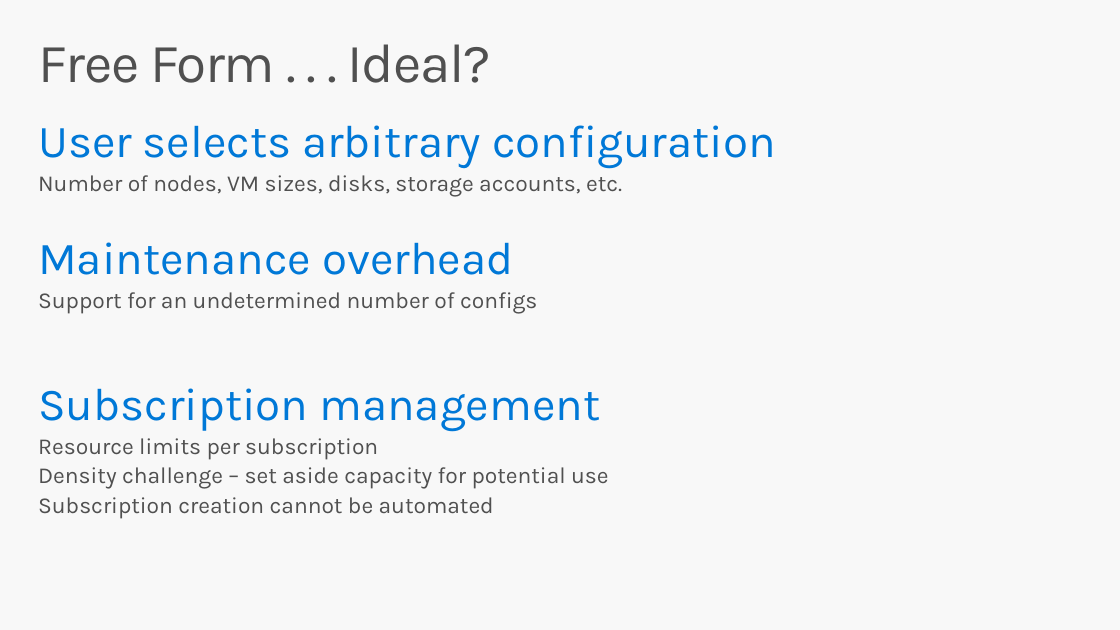
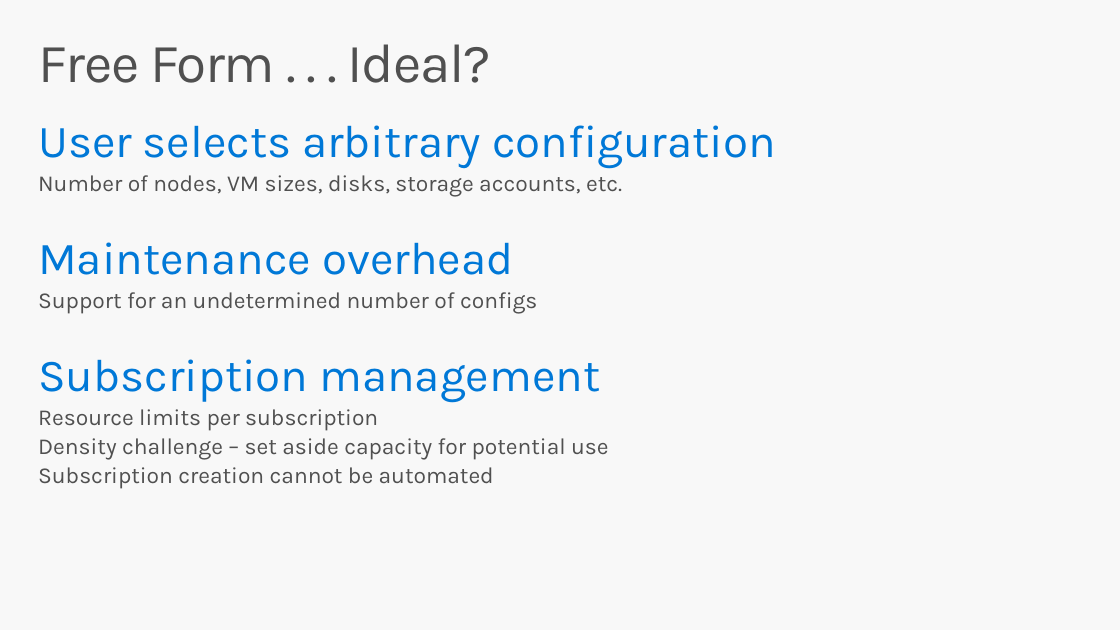
Before and after one commit to mcollier/StirTrek2016, a slide deck: slide 40 of Work on Your ARM Strength.pptx (slide 39 before the commit). Drawn at 1120x630 pixels with LibreOffice and Linux fonts; fonts in the diff are those of the drawing. Boxes give left, top, right and bottom in pixels: in the first picture for what was removed or moved away, otherwise in the second. Text is boxed around its words. In the diff, an @@ line names an element or a change of style, - is before the commit and + after.

```diff
--- a/Work on Your ARM Strength.pptx
+++ b/Work on Your ARM Strength.pptx
@@ text "User selects arbitrary configuration" rewrapped from (x1=38, y1=125, x2=776, y2=519) to (x1=38, y1=125, x2=776, y2=489) @@
```
Also in this commit, not shown: 11 other slides changed, 2 slides added, 2 other files.
